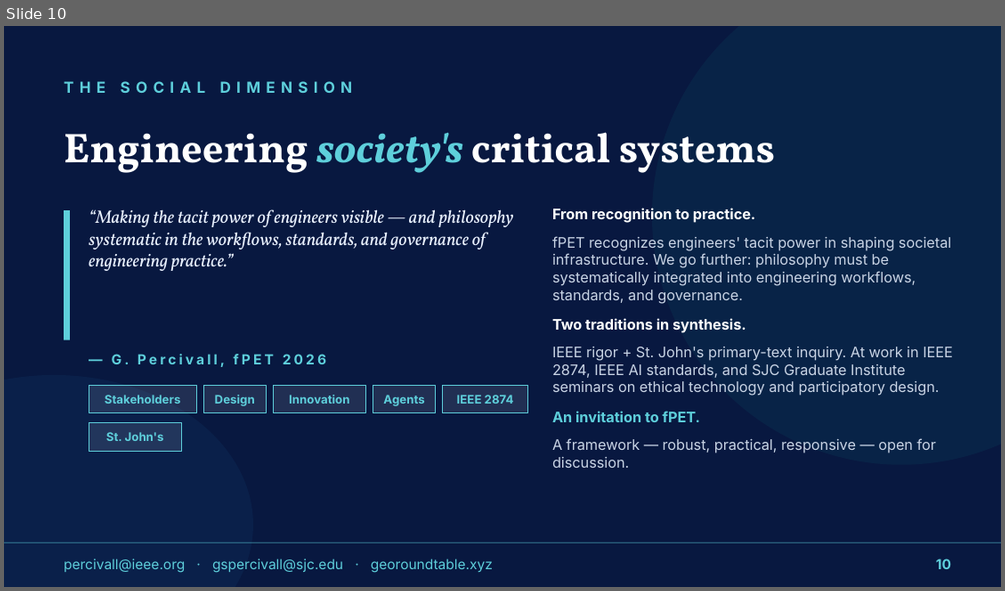
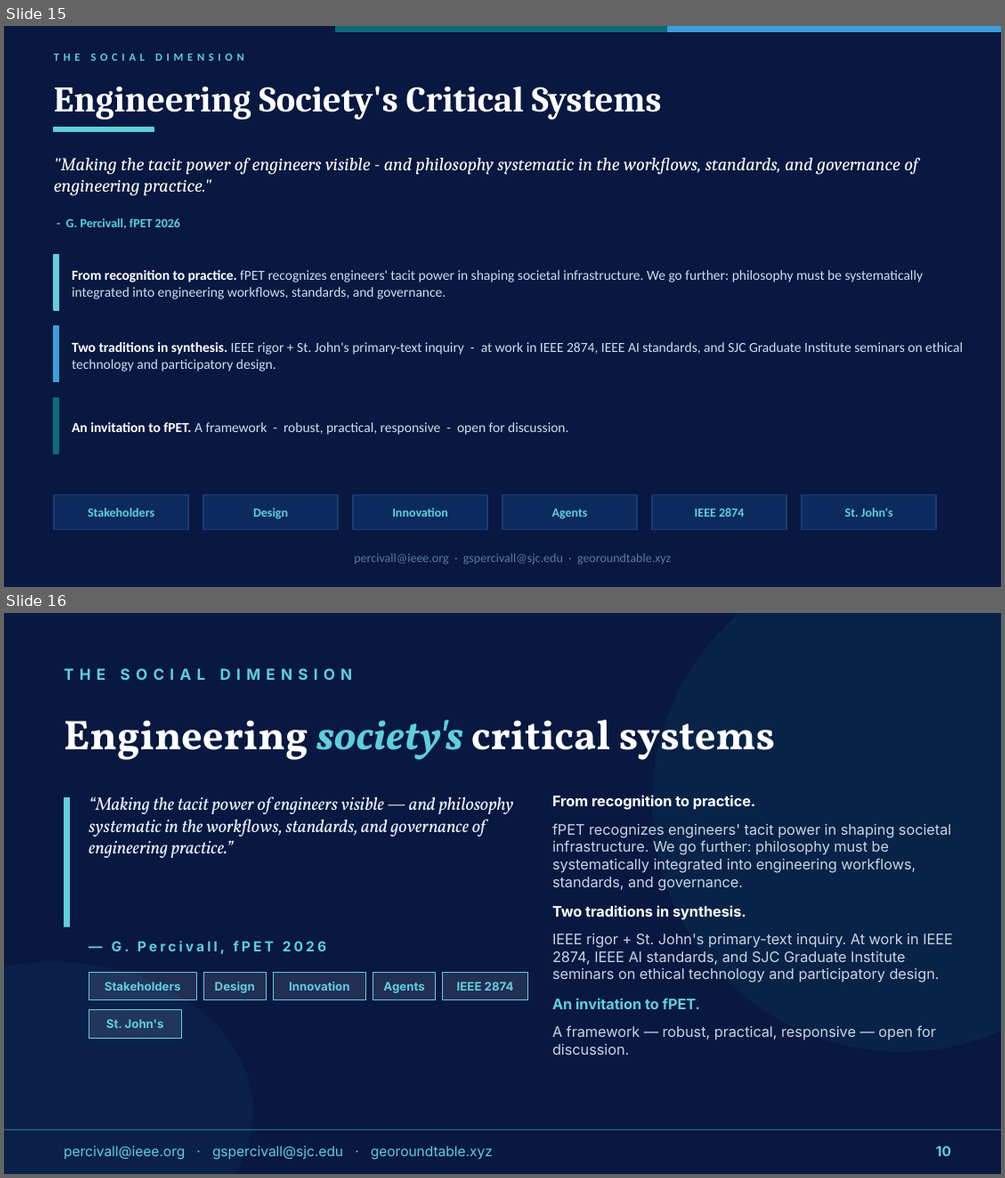
Before and after one commit to percivall/georoundtable.xyz, a slide deck: fPET-2026-Philosophy-must-inform-socio-technical-systems-engineering.pptx. Shown one above the other, each under a label of ours: slide 10 before the commit, slides 15 and 16 after it. The pictures are 1005x591 and 1005x1178 pixels, drawn with LibreOffice and Linux fonts; fonts in the diff are those of the drawing. Boxes give left, top, right and bottom in pixels: in the first picture for what was removed or moved away, otherwise in the second. Text is boxed around its words. In the diff, an @@ line names an element or a change of style, - is before the commit and + after.

```diff
--- a/fPET-2026-Philosophy-must-inform-socio-technical-systems-engineering.pptx
+++ b/fPET-2026-Philosophy-must-inform-socio-technical-systems-engineering.pptx
@@ slide 15 added at box(4, 26, 1001, 587), background #081840 @@
@@ rectangle added at box(4, 26, 336, 32), fill #081840, outline #081840 1 pt @@
@@ rectangle added at box(336, 26, 668, 32), fill #0D6B78, outline #0D6B78 1 pt @@
@@ rectangle added at box(668, 26, 1001, 32), fill #3B9EDD, outline #3B9EDD 1 pt @@
@@ text added at box(54, 54, 244, 61), 8 pt, text #5ECFDB, bold @@
+THE SOCIAL DIMENSION
@@ text added at box(54, 86, 662, 119), 26 pt, text #FFFFFF, bold @@
+Engineering Society's Critical Systems
@@ rectangle added at box(54, 127, 154, 132), fill #5ECFDB, outline #5ECFDB 1 pt @@
@@ text added at box(54, 158, 918, 196), 13 pt, text #FFFFFF, italic @@
+"Making the tacit power of engineers visible - and philosophy systematic in the workflows, standards, and governance of engineering practice."
@@ text added at box(66, 218, 180, 229), 9 pt, text #5ECFDB, bold @@
+- G. Percivall, fPET 2026
@@ rectangle added at box(54, 254, 59, 310), fill #5ECFDB, outline #5ECFDB 1 pt @@
@@ text added at box(72, 270, 923, 299), 10 pt, text #C8DFF0 @@
+From recognition to practice. fPET recognizes engineers' tacit power in shaping societal infrastructure. We go further: philosophy must be systematically integrated into engineering workflows, standards, and governance.
@@ rectangle added at box(54, 326, 59, 382), fill #3B9EDD, outline #3B9EDD 1 pt @@
@@ text added at box(72, 342, 963, 371), 10 pt, text #C8DFF0 @@
+Two traditions in synthesis. IEEE rigor + St. John's primary-text inquiry - at work in IEEE 2874, IEEE AI standards, and SJC Graduate Institute seminars on ethical technology and participatory design.
@@ rectangle added at box(54, 398, 59, 453), fill #0D6B78, outline #0D6B78 1 pt @@
@@ text added at box(72, 422, 568, 435), 10 pt, text #C8DFF0 @@
+An invitation to fPET. A framework - robust, practical, responsive - open for discussion.
@@ rectangle added at box(54, 494, 188, 530), fill #0D2A5E, outline #1A3D7A 1 pt @@
@@ rectangle added at box(203, 494, 338, 530), fill #0D2A5E, outline #1A3D7A 1 pt @@
@@ rectangle added at box(353, 494, 487, 530), fill #0D2A5E, outline #1A3D7A 1 pt @@
@@ rectangle added at box(502, 494, 637, 530), fill #0D2A5E, outline #1A3D7A 1 pt @@
@@ rectangle added at box(652, 494, 786, 530), fill #0D2A5E, outline #1A3D7A 1 pt @@
@@ rectangle added at box(801, 494, 936, 530), fill #0D2A5E, outline #1A3D7A 1 pt @@
@@ text added at box(88, 507, 154, 516), 9 pt, text #5ECFDB, bold @@
+Stakeholders
@@ text added at box(253, 507, 288, 519), 9 pt, text #5ECFDB, bold @@
+Design
@@ text added at box(392, 507, 448, 516), 9 pt, text #5ECFDB, bold @@
+Innovation
@@ text added at box(552, 508, 588, 519), 9 pt, text #5ECFDB, bold @@
+Agents
@@ text added at box(695, 507, 744, 516), 9 pt, text #5ECFDB, bold @@
+IEEE 2874
@@ text added at box(845, 507, 893, 516), 9 pt, text #5ECFDB, bold @@
+St. John's
@@ text added at box(354, 553, 671, 564), 9 pt, text #5A7A9A @@
+percivall@ieee.org · gspercivall@sjc.edu · georoundtable.xyz
@@ what was slide 10 is now slide 16 @@
```
Also in this commit, not shown: 2 slides changed, 12 other slides added, 7 slides removed, 3 other files.
